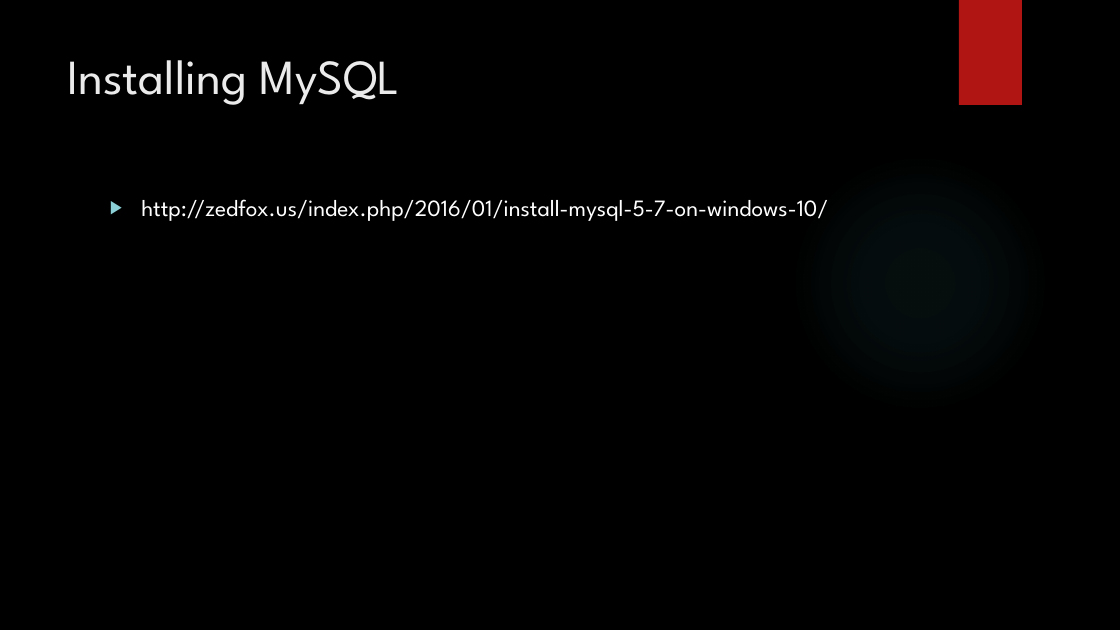
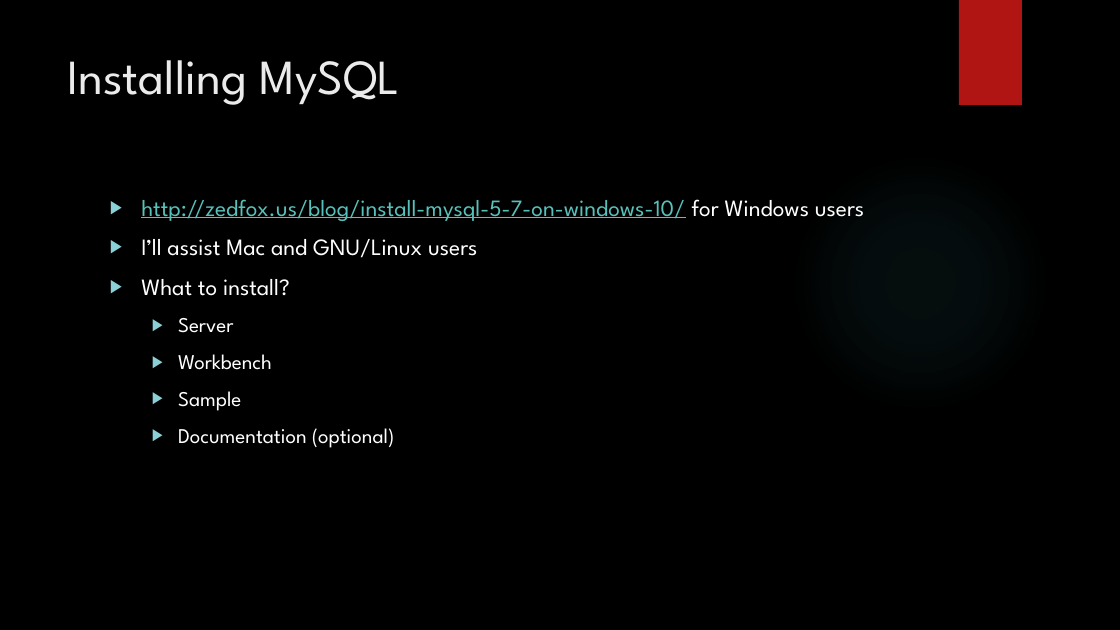
Before and after one commit to zedfoxus/database-bootcamp, a slide deck: slide 6 of Presentation/Database-Bootcamp-Presentation.pptx. Drawn at 1120x630 pixels with LibreOffice and Linux fonts; fonts in the diff are those of the drawing; background and template pictures are left out. Boxes give left, top, right and bottom in pixels: in the first picture for what was removed or moved away, otherwise in the second. Text is boxed around its words. In the diff, an @@ line names an element or a change of style, - is before the commit and + after.

```diff
--- a/Presentation/Database-Bootcamp-Presentation.pptx
+++ b/Presentation/Database-Bootcamp-Presentation.pptx
@@ text at (x1=141, y1=199, x2=864, y2=448): text changed @@
-▶ http://zedfox.us/index.php/2016/01/install-mysql-5-7-on-windows-10/
+▶ http://zedfox.us/blog/install-mysql-5-7-on-windows-10/ for Windows users
+▶ I’ll assist Mac and GNU/Linux users
+▶ What to install?
+  ▶ Server
+  ▶ Workbench
+  ▶ Sample
+  ▶ Documentation (optional)
```
Also in this commit, not shown: 1 other slide changed, 4 slides added.
